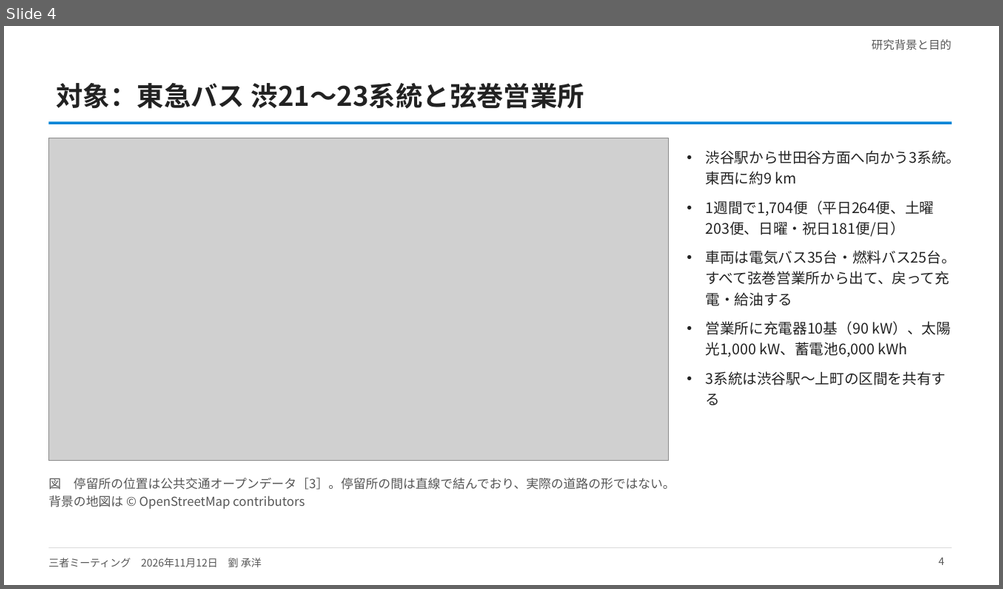
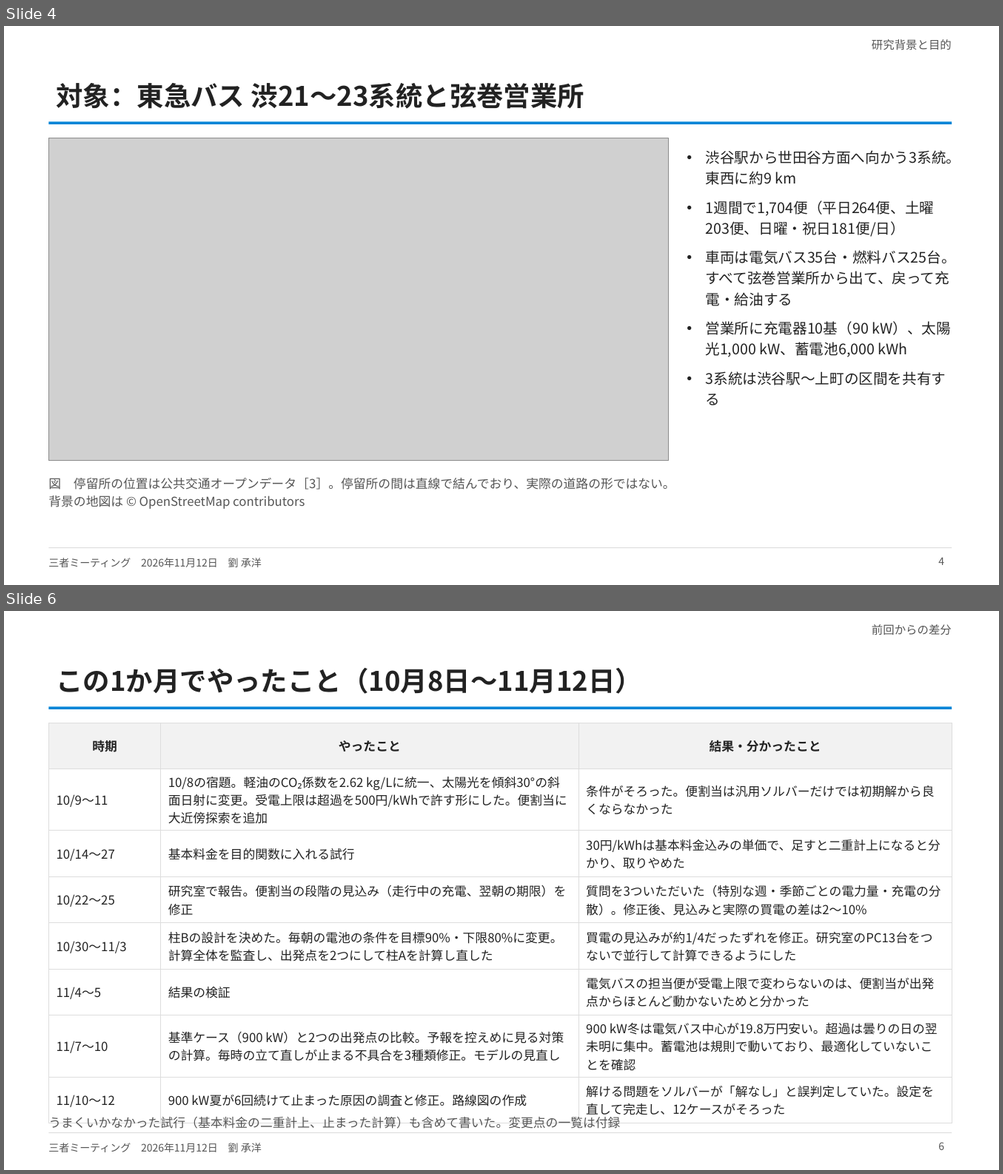
Before and after one commit to CYLIU2003/master-course, a slide deck: outcome/2026-11-12_three_party/three_party_20261112.pptx. Shown one above the other, each under a label of ours: slide 4 before the commit, slides 4 and 6 after it; the slides between them are not shown. The pictures are 1003x589 and 1003x1174 pixels, drawn with LibreOffice and Linux fonts; fonts in the diff are those of the drawing; grey boxes stand for pictures. Boxes give left, top, right and bottom in pixels: in the first picture for what was removed or moved away, otherwise in the second. Text is boxed around its words. In the diff, an @@ line names an element or a change of style, - is before the commit and + after.

```diff
--- a/outcome/2026-11-12_three_party/three_party_20261112.pptx
+++ b/outcome/2026-11-12_three_party/three_party_20261112.pptx
@@ slide 6 added at <box>4,611,999,1170</box>, background #FFFFFF; not listed: 3 template elements that a slide beside it also shows @@
@@ text added at <box>871,624,951,635</box>, 11 pt, text #555555 @@
+前回からの差分
@@ title added at <box>56,668,642,694</box>, 26 pt, text #222222, bold @@
+この1か月でやったこと（10月8日〜11月12日）
@@ table added at <box>48,723,951,1121</box>, 8 rows, 3 columns @@
+時期 | やったこと | 結果・分かったこと
+10/9〜11 | 10/8の宿題。軽油のCO₂係数を2.62 kg/Lに統一、太陽光を傾斜30°の斜面日射に変更。受電上限は超過を500円/kWhで許す形にした。便割当に大近傍探索を追加 | 条件がそろった。便割当は汎用ソルバーだけでは初期解から良くならなかった
+10/14〜27 | 基本料金を目的関数に入れる試行 | 30円/kWhは基本料金込みの単価で、足すと二重計上になると分かり、取りやめた
+10/22〜25 | 研究室で報告。便割当の段階の見込み（走行中の充電、翌朝の期限）を修正 | 質問を3ついただいた（特別な週・季節ごとの電力量・充電の分散）。修正後、見込みと実際の買電の差は2〜10%
+10/30〜11/3 | 柱Bの設計を決めた。毎朝の電池の条件を目標90%・下限80%に変更。計算全体を監査し、出発点を2つにして柱Aを計算し直した | 買電の見込みが約1/4だったずれを修正。研究室のPC13台をつないで並行して計算できるようにした
+11/4〜5 | 結果の検証 | 電気バスの担当便が受電上限で変わらないのは、便割当が出発点からほとんど動かないためと分かった
+11/7〜10 | 基準ケース（900 kW）と2つの出発点の比較。予報を控えめに見る対策の計算。毎時の立て直しが止まる不具合を3種類修正。モデルの見直し | 900 kW冬は電気バス中心が19.8万円安い。超過は曇りの日の翌未明に集中。蓄電池は規則で動いており、最適化していないことを確認
+11/10〜12 | 900 kW夏が6回続けて止まった原因の調査と修正。路線図の作成 | 解ける問題をソルバーが「解なし」と誤判定していた。設定を直して完走し、12ケースがそろった
@@ text added at <box>48,1117,620,1129</box>, 12 pt, text #555555 @@
+うまくいかなかった試行（基本料金の二重計上、止まった計算）も含めて書いた。変更点の一覧は付録
@@ page number added at <box>938,1142,944,1150</box>, 10 pt, text #555555 @@
+6
```
Also in this commit, not shown: 4 slides changed, 3 other files.
